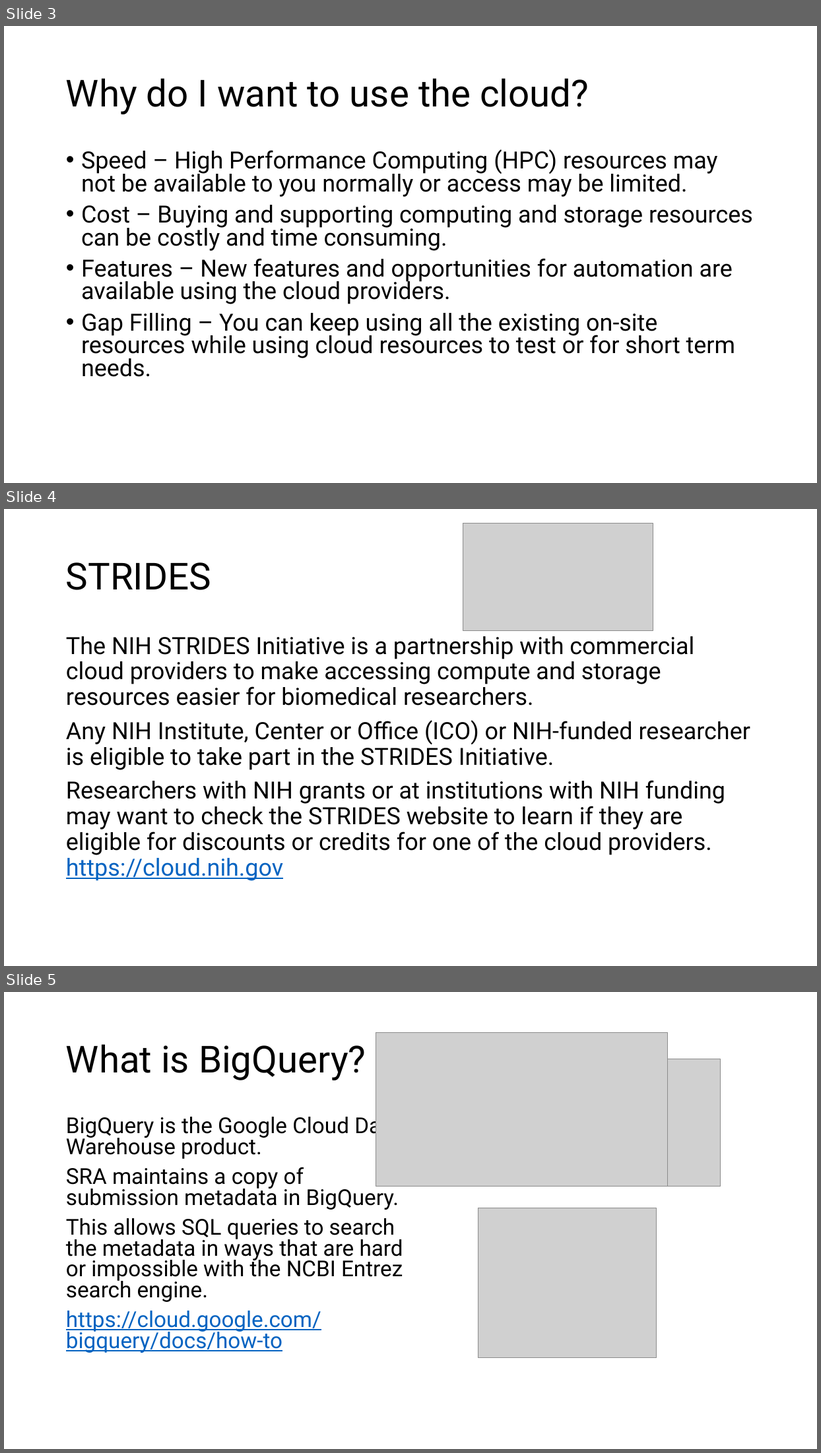
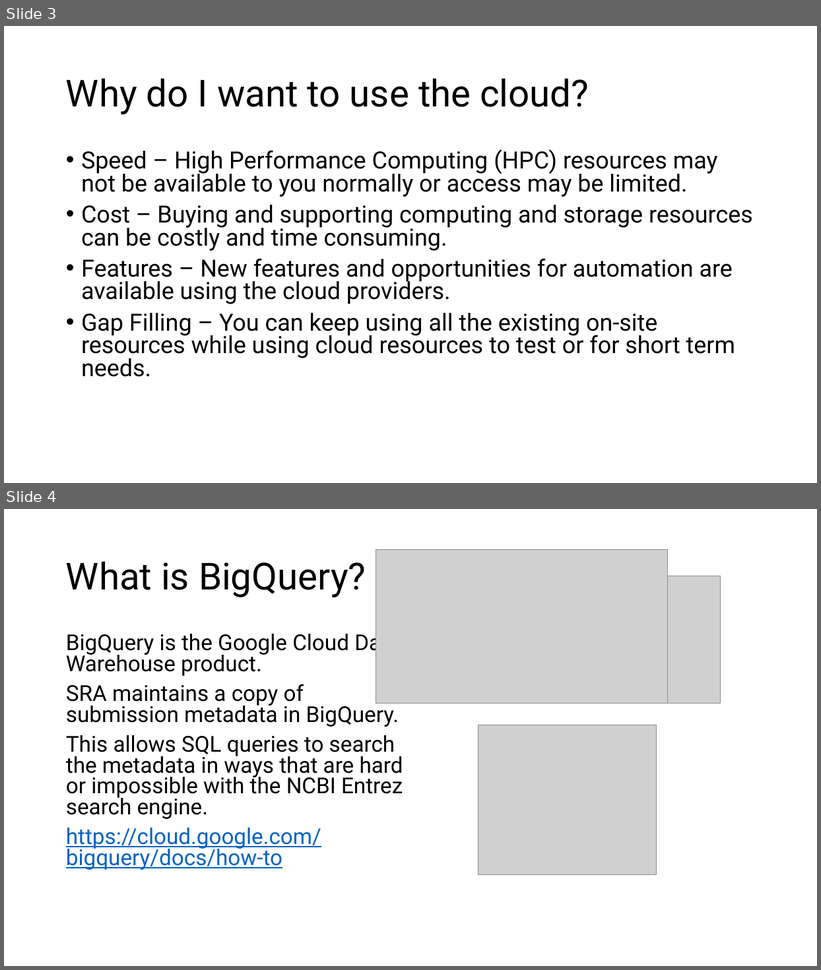
Before and after one commit to ncbi/ASHG-Workshop-2021, a slide deck: Interactive_ASHG.pptx. Shown one above the other, each under a label of ours: slides 3, 4 and 5 before the commit, slides 3 and 4 after it. The pictures are 821x1453 and 821x970 pixels, drawn with LibreOffice and Linux fonts; fonts in the diff are those of the drawing; grey boxes stand for pictures; background and template pictures are left out. Boxes give left, top, right and bottom in pixels: in the first picture for what was removed or moved away, otherwise in the second. Text is boxed around its words. In the diff, an @@ line names an element or a change of style, - is before the commit and + after.

```diff
--- a/Interactive_ASHG.pptx
+++ b/Interactive_ASHG.pptx
@@ slide 4 removed at <box>4,509,817,966</box>, background picture (left out) @@
@@ picture removed at <box>463,524,653,631</box> @@
@@ title removed at <box>66,562,211,590</box> @@
-STRIDES
@@ text removed at <box>66,636,750,881</box> @@
-The NIH STRIDES Initiative is a partnership with commercial cloud providers to make accessing compute and storage resources easier for biomedical researchers.
-Any NIH Institute, Center or Office (ICO) or NIH-funded researcher is eligible to take part in the STRIDES Initiative.
-Researchers with NIH grants or at institutions with NIH funding may want to check the STRIDES website to learn if they are eligible for discounts or credits for one of the cloud providers. https://cloud.nih.gov
@@ what was slide 5 is now slide 4 @@
```
Also in this commit, not shown: 1 slide changed, 1 other slide removed.
